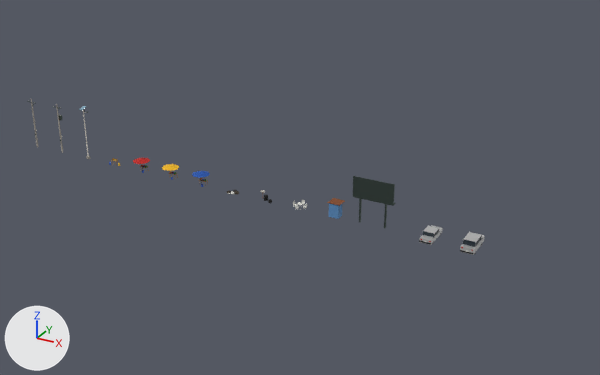
The Blender file blender/props/props.blend, before and after one commit.
One viewpoint serves both versions: a 50 mm lens placed at (109.2, -100.4, 53.6), pointed at (52.8, 2.3, 2.3). The lights are fixed; the arrows at lower left show +X, +Y and +Z. The first picture is the older version.

The first picture shows 'prop_cabine', 'prop_maquis', 'prop_ordures', 'prop_panneau_pub', 'prop_pneus', 'veh_4x4', 'veh_berline' and 6 more.
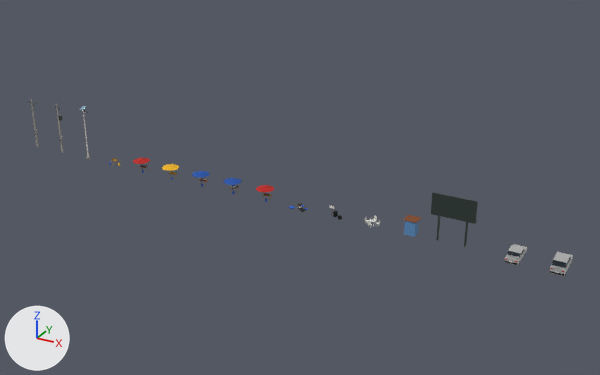
Changed parts and their boxes (x1, y1, x2, y2) in the pictures (600 x 375 px):
'prop_panneau_pub', moved: before (353, 176, 396, 228); after (431, 192, 478, 247)
'veh_4x4', moved: before (460, 232, 485, 255); after (549, 251, 573, 276)
'veh_berline', moved: before (419, 225, 443, 245); after (504, 244, 527, 265)
'prop_cabine', moved: before (327, 198, 345, 219); after (403, 215, 421, 237)
'prop_maquis', moved: before (293, 199, 307, 210); after (365, 216, 380, 228)
'prop_etal_legumes', added: after (256, 185, 274, 202)
'prop_etal_eau', added: after (223, 178, 241, 194)
'prop_ordures', moved: before (227, 189, 239, 195); after (289, 203, 308, 212)
'prop_pneus', moved: before (261, 190, 272, 203); after (330, 206, 342, 220)

The change in detail:
Material 'mat_peinture_ocre' (mat_mat_peinture_ocre) is new.
Its base color is (0.692, 0.319, 0.0732) (orange #d9994c).
Its roughness is 0.8.
Mesh me_prop_etal_legumes is new.
It has 492 vertices, 644 faces and spans x -1.45..1.45, y -1.58..1.18, z 0.0..2.45.
It uses material mat_mat_metal_peint (dark grey #404c47).
It uses material mat_mat_tissu_rouge (red #b81f19).
It uses material mat_mat_bois_clair (brown #9e784c).
It uses material mat_mat_plastique_bleu (blue #2659bf).
It uses material mat_mat_plastique_vert (green #268c40).
It uses material mat_mat_peinture_rouge (red #a81f17).
It uses material mat_mat_plastique_rouge (red #bf1f19).
It uses material mat_mat_vegetation (dark green #40732e).
It uses material mat_mat_peinture_ocre (orange #d9994c).
Mesh me_prop_etal_eau is new.
It has 332 vertices, 224 faces and spans x -1.45..1.45, y -1.58..1.18, z 0.0..2.45.
Faces by material slot: [8, 20, 30, 48, 6, 72, 40].
It uses material mat_mat_metal_peint (dark grey #404c47).
It uses material mat_mat_tissu_bleu (blue #1f52a8).
It uses material mat_mat_bois_clair (brown #9e784c).
It uses material mat_mat_plastique_bleu (blue #2659bf).
It uses material mat_mat_blanc_plastique (light grey #e0e0d9).
It uses material mat_mat_vitre (blue #8cb3c7).
It uses material mat_mat_verre (dark blue #26333d).
Object 'prop_ordures' (ob_prop_ordures) moves from (42.0, 0.0, 0.0) to (54.0, 0.0, 0.0).
Object 'prop_pneus' (ob_prop_pneus) moves from (48.0, 0.0, 0.0) to (60.0, 0.0, 0.0).
Object 'prop_maquis' (ob_prop_maquis) moves from (54.0, 0.0, 0.0) to (66.0, 0.0, 0.0).
Object 'prop_cabine' (ob_prop_cabine) moves from (60.0, 0.0, 0.0) to (72.0, 0.0, 0.0).
Object 'prop_panneau_pub' (ob_prop_panneau_pub) moves from (66.0, 0.0, 0.0) to (78.0, 0.0, 0.0).
Object 'veh_berline' (ob_veh_berline) moves from (75.0, 0.0, 0.0) to (87.0, 0.0, 0.0).
Object 'veh_4x4' (ob_veh_4x4) moves from (81.0, 0.0, 0.0) to (93.0, 0.0, 0.0).
Object 'prop_etal_legumes' (ob_prop_etal_legumes) is new; it shows me_prop_etal_legumes.
Its location is (48.0, 0.0, 0.0).
Object 'prop_etal_eau' (ob_prop_etal_eau) is new; it shows me_prop_etal_eau.
Its location is (42.0, 0.0, 0.0).
